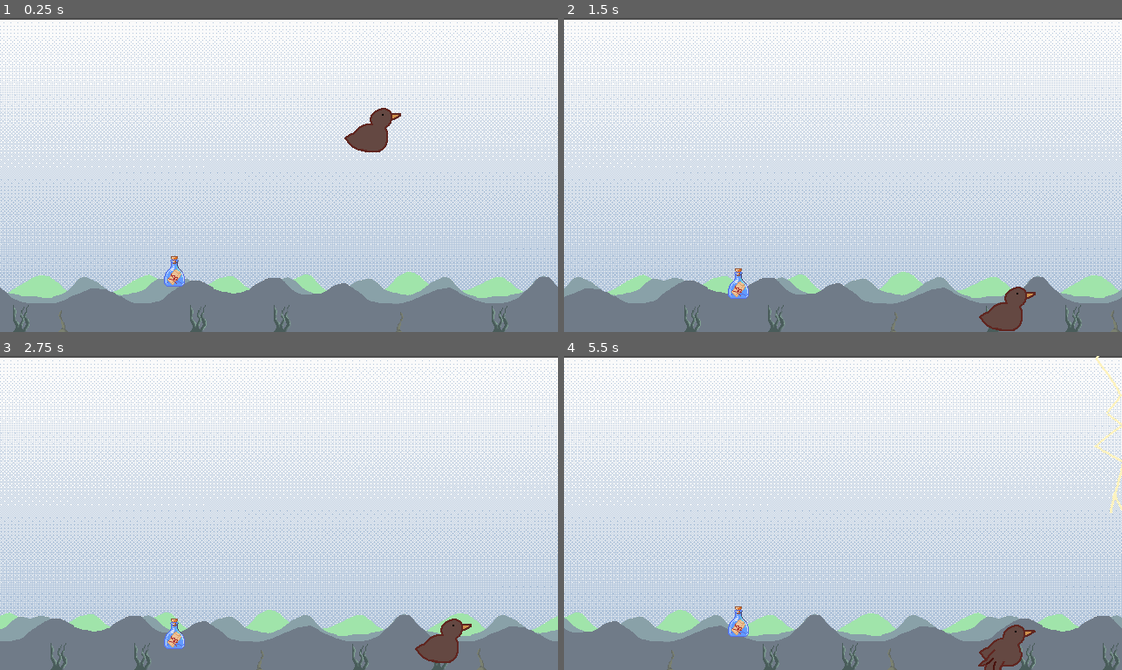
Above: before the commit, frames 1-4 (two rows, left to right).
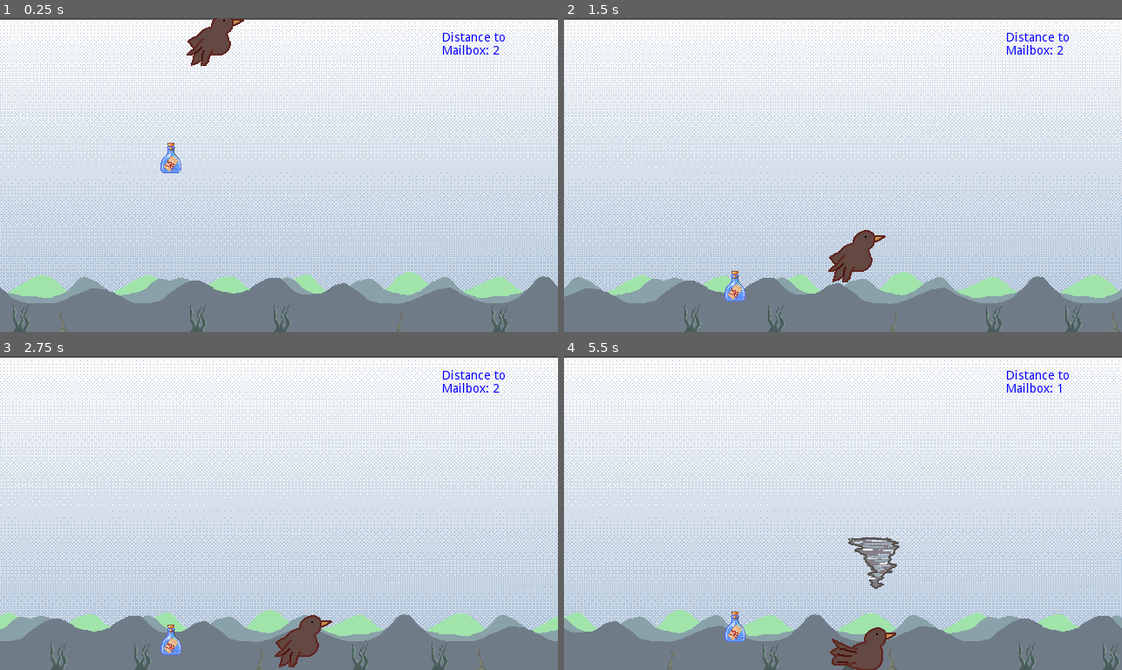
Above: after the commit, the same moments.

Repository: Jerome-M-StMartin/gamejam2022
Game: Godot game, scene res://Scenes/Root.tscn
Same seed, same stepped clock (60 frames per second), same inputs: the game is played once before the commit and once after it.
Inputs:
- Up to frame 1 (0.25 s): no input
- Up to frame 2 (1.5 s): hold Right (ui_right) 0.53-1.28 s; hold Down (ui_down) from 1.28 s (still down)
- Up to frame 3 (2.75 s): release Down (ui_down) at 2.03 s; hold Right (ui_right) from 2.03 s (still down)
- Up to frame 4 (5.5 s): release Right (ui_right) at 2.78 s; hold Up (ui_up) 2.78-3.53 s; hold Left (ui_left) 3.53-5.03 s; hold Down (ui_down) from 5.03 s (still down)

The runs differ from the first frame. In frame 1, 2.3% of the frame differs, in the area x 28-91%, y 0-86%; in frame 2, 2.1%; in frame 3, 2.2%; in frame 4, 3.2%, in the area x 28-100%, y 0-100%.

Commit message:
bottle pickup/drop working + mailbox spawning

Diff:
--- a/Scenes/Bottle.tscn
+++ b/Scenes/Bottle.tscn
@@ -9,18 +9,11 @@
 [node name="Bottle" type="RigidBody2D"]
 script = ExtResource( 1 )
 __meta__ = {
-"_edit_group_": true,
-"_edit_lock_": true
+"_edit_group_": true
 }
 
 [node name="Sprite" type="Sprite" parent="."]
 texture = ExtResource( 2 )
-__meta__ = {
-"_edit_lock_": true
-}
 
 [node name="CollisionPolygon2D" type="CollisionShape2D" parent="."]
 shape = SubResource( 1 )
-__meta__ = {
-"_edit_lock_": true
-}
--- a/Scenes/GameRunning.tscn
+++ b/Scenes/GameRunning.tscn
@@ -13,15 +13,19 @@
 script = ExtResource( 8 )
 
 [node name="Pidgeon" parent="." instance=ExtResource( 9 )]
+position = Vector2( 240, 69 )
 
 [node name="Bottle" parent="." instance=ExtResource( 7 )]
-position = Vector2( 200, 270 )
+position = Vector2( 196, 140 )
 
 [node name="Ocean" type="Sprite" parent="."]
 position = Vector2( 320, 180 )
 z_index = -1
 texture = ExtResource( 5 )
 script = ExtResource( 1 )
+__meta__ = {
+"_edit_lock_": true
+}
 scroll_speed = 64
 
 [node name="Sprite" type="Sprite" parent="Ocean"]
@@ -30,8 +34,11 @@
 
 [node name="Sky" type="Sprite" parent="."]
 position = Vector2( 320, 180 )
-z_index = -2
+z_index = -3
 texture = ExtResource( 6 )
+__meta__ = {
+"_edit_lock_": true
+}
 
 [node name="AudioStreamPlayer" type="AudioStreamPlayer" parent="."]
 stream = ExtResource( 4 )
@@ -42,6 +49,15 @@
 
 [node name="Timer" type="Timer" parent="HazardSpawner"]
 
-[connection signal="body_entered" from="Bottle" to="Bottle" method="_on_Bottle_body_entered"]
-[connection signal="bottle_pickup" from="Bottle" to="Pidgeon" method="_on_Bottle_pickup"]
+[node name="TimeToMailbox" type="RichTextLabel" parent="."]
+modulate = Color( 0.027451, 0, 1, 1 )
+margin_left = 507.0
+margin_top = 16.0
+margin_right = 623.0
+margin_bottom = 31.0
+fit_content_height = true
+__meta__ = {
+"_edit_use_anchors_": false
+}
+
 [connection signal="timeout" from="HazardSpawner/Timer" to="HazardSpawner" method="_on_Timer_timeout"]
--- a/Scenes/Lightning.tscn
+++ b/Scenes/Lightning.tscn
@@ -54,12 +54,11 @@
 
 [node name="AnimatedSprite" type="AnimatedSprite" parent="."]
 frames = SubResource( 8 )
-frame = 2
 playing = true
 
 [node name="Area2D" type="Area2D" parent="."]
 
 [node name="CollisionPolygon2D" type="CollisionPolygon2D" parent="Area2D"]
-polygon = PoolVector2Array( -19, -34, 18, -31, 14, 184, -39, 183 )
+polygon = PoolVector2Array( -20, -31, 7, -28, 3, 179, -26, 176 )
 
 [connection signal="body_entered" from="Area2D" to="." method="_on_body_entered"]
--- a/Scenes/Mailbox.tscn
+++ b/Scenes/Mailbox.tscn
@@ -1,30 +1,62 @@
-[gd_scene load_steps=5 format=2]
+[gd_scene load_steps=6 format=2]
 
 [ext_resource path="res://Assets/mailbox-open.png" type="Texture" id=1]
 [ext_resource path="res://Assets/mailbox-closed1.png" type="Texture" id=2]
 [ext_resource path="res://Assets/mailbox-closed2.png" type="Texture" id=3]
 
+[sub_resource type="RectangleShape2D" id=2]
+extents = Vector2( 26.5, 15.5 )
+
 [sub_resource type="RectangleShape2D" id=1]
-extents = Vector2( 30.5, 19 )
+extents = Vector2( 35.5, 22.5 )
 
 [node name="Mailbox" type="Node2D"]
+position = Vector2( 540, 180 )
 __meta__ = {
-"_edit_group_": true
+"_edit_lock_": true
 }
-
-[node name="Closed1" type="Sprite" parent="."]
-visible = false
-texture = ExtResource( 2 )
-
-[node name="Closed2" type="Sprite" parent="."]
-visible = false
-texture = ExtResource( 3 )
 
 [node name="Open" type="Sprite" parent="."]
 texture = ExtResource( 1 )
+flip_h = true
+__meta__ = {
+"_edit_lock_": true
+}
+
+[node name="BottleIn" type="Sprite" parent="."]
+visible = false
+texture = ExtResource( 2 )
+flip_h = true
+__meta__ = {
+"_edit_lock_": true
+}
+
+[node name="Closed" type="Sprite" parent="."]
+visible = false
+texture = ExtResource( 3 )
+flip_h = true
+__meta__ = {
+"_edit_lock_": true
+}
+
+[node name="StaticBody2D" type="StaticBody2D" parent="."]
+position = Vector2( 62, -4 )
+__meta__ = {
+"_edit_group_": true,
+"_edit_lock_": true
+}
+
+[node name="CollisionShape2D" type="CollisionShape2D" parent="StaticBody2D"]
+position = Vector2( -0.5, -0.5 )
+shape = SubResource( 2 )
 
 [node name="Area2D" type="Area2D" parent="."]
+position = Vector2( 109, -1 )
+__meta__ = {
+"_edit_group_": true,
+"_edit_lock_": true
+}
 
 [node name="CollisionShape2D" type="CollisionShape2D" parent="Area2D"]
-position = Vector2( -59.5, -4 )
+position = Vector2( -54.5, -4.5 )
 shape = SubResource( 1 )
--- a/Scenes/Pidgeon.tscn
+++ b/Scenes/Pidgeon.tscn
@@ -1,7 +1,8 @@
-[gd_scene load_steps=11 format=2]
+[gd_scene load_steps=12 format=2]
 
 [ext_resource path="res://Scripts/pidgeon.gd" type="Script" id=1]
 [ext_resource path="res://Assets/bird-Sheet.png" type="Texture" id=2]
+[ext_resource path="res://Assets/bottle.png" type="Texture" id=3]
 
 [sub_resource type="AtlasTexture" id=3]
 flags = 4
@@ -52,11 +53,18 @@
 }
 
 [node name="AnimatedSprite" type="AnimatedSprite" parent="."]
+z_index = 2
 frames = SubResource( 2 )
 animation = "New Anim"
-
-frame = 5
+frame = 1
 playing = true
 
 [node name="CollisionShape2D" type="CollisionShape2D" parent="."]
 shape = SubResource( 1 )
+
+[node name="BottleSprite" type="Sprite" parent="."]
+visible = false
+position = Vector2( 8, 30 )
+rotation = 1.09258
+z_index = 1
+texture = ExtResource( 3 )
--- a/Scenes/StartScreen.tscn
+++ b/Scenes/StartScreen.tscn
@@ -1,7 +1,6 @@
-[gd_scene load_steps=10 format=2]
+[gd_scene load_steps=9 format=2]
 
 [ext_resource path="res://Assets/sky.png" type="Texture" id=1]
-[ext_resource path="res://Assets/better_start-Sheet.png" type="Texture" id=2]
 [ext_resource path="res://Assets/titl_font.png" type="Texture" id=3]
 [ext_resource path="res://Assets/Brave New Ocean Loopable.ogg" type="AudioStream" id=4]
 [ext_resource path="res://Scripts/StartButton.gd" type="Script" id=5]
@@ -9,13 +8,9 @@
 [sub_resource type="ImageTexture" id=1]
 
 [sub_resource type="AtlasTexture" id=3]
-flags = 4
-atlas = ExtResource( 2 )
 region = Rect2( 150, 0, 150, 100 )
 
 [sub_resource type="AtlasTexture" id=2]
-flags = 4
-atlas = ExtResource( 2 )
 region = Rect2( 0, 0, 150, 100 )
 
 [sub_resource type="SpriteFrames" id=4]
@@ -57,6 +52,7 @@
 [node name="AnimatedSprite" type="AnimatedSprite" parent="Button"]
 position = Vector2( 55, 17 )
 frames = SubResource( 4 )
+frame = 1
 playing = true
 
 [node name="AudioStreamPlayer" type="AudioStreamPlayer" parent="."]
--- a/Scenes/Whirlwind.tscn
+++ b/Scenes/Whirlwind.tscn
@@ -33,13 +33,15 @@
 "_edit_group_": true
 }
 
-[node name="Area2D" type="Area2D" parent="."]
-
-[node name="CollisionPolygon2D" type="CollisionPolygon2D" parent="Area2D"]
-polygon = PoolVector2Array( -37, -28, 31, -30, 2, 39 )
-
 [node name="AnimatedSprite" type="AnimatedSprite" parent="."]
 frames = SubResource( 4 )
 animation = "whirlwind"
 frame = 2
 playing = true
+
+[node name="Area2D" type="Area2D" parent="."]
+
+[node name="CollisionPolygon2D" type="CollisionPolygon2D" parent="Area2D"]
+polygon = PoolVector2Array( -33, -26, 24, -25, 1, 32 )
+
+[connection signal="body_entered" from="Area2D" to="." method="_on_body_entered"]
--- a/Scripts/Cloud.gd
+++ b/Scripts/Cloud.gd
@@ -1,11 +1,10 @@
 extends Node2D
 
-var start_y: int = 0
-
 func _ready():
-	self.position.x = get_viewport().size.x + 50
+	self.position.x = get_viewport().size.x + 120
+	self.position.y = 100 + randi() % 100
 
 func _process(delta):
-	self.position.x -= 16 * delta
+	self.position.x -= 32 * delta
 	if self.position.x < -20:
 		self.queue_free()
--- a/Scripts/GameRunning.gd
+++ b/Scripts/GameRunning.gd
@@ -1,4 +1,59 @@
 extends Node
+
+var mailbox = preload("res://Scenes/Mailbox.tscn")
+var mailbox_instanced = false
+
+var new_bottle = null
+var new_pos: Vector2
 
 func _ready():
 	$AudioStreamPlayer.playing = true
+	var mailbox_timer = Timer.new()
+	mailbox_timer.name = "MailboxTimer"
+	mailbox_timer.wait_time = 2.0
+	mailbox_timer.one_shot = true
+	.add_child(mailbox_timer, true)
+	$MailboxTimer.start()
+	$MailboxTimer.set_paused(true)
+	$MailboxTimer.connect("timeout", self, "on_timeout_spawn_mailbox")
+
+func _process(delta):
+
+	if new_bottle != null:
+		var bottle = new_bottle.instance()
+		bottle.position = new_pos
+		.add_child(bottle)
+		new_bottle = null
+
+	var time_display = $TimeToMailbox
+	time_display.clear()
+	time_display.add_text("Distance to Mailbox: " + str(floor($MailboxTimer.time_left)))
+
+	scale_sky_sprite()
+	move_mailbox_leftward(delta)
+
+func on_bottle_dropped(pos):
+	$MailboxTimer.set_paused(true)
+	new_bottle = load("res://Scenes/Bottle.tscn")
+	new_pos = pos
+
+func on_timeout_spawn_mailbox():
+	.add_child(mailbox.instance())
+	$Mailbox.position.x += 185
+	mailbox_instanced = true
+
+func scale_sky_sprite():
+	var sky = $Sky
+	var window = get_viewport().size
+	sky.scale.x = window.x / sky.texture.get_size().x
+	sky.scale.y = window.y / sky.texture.get_size().y
+	sky.position.x = window.x / 2
+	sky.position.y = window.y / 2
+
+func move_mailbox_leftward(delta):
+	if mailbox_instanced:
+		var pos = $Mailbox.position.x
+		if pos > 540:
+			$Mailbox.position.x -= 16 * delta
+		else:
+			$Mailbox.position.x = 540
--- a/Scripts/Lightning.gd
+++ b/Scripts/Lightning.gd
@@ -1,17 +1,17 @@
 extends Node2D
 
 signal drop_bottle
-var start_y: int = 0
 
 func _ready():
-	self.position.x = get_viewport().size.x + 50
-	.connect("drop_bottle", get_tree().get_root().get_node("Pidgeon"), "on_drop_bottle")
+	self.position.x = get_viewport().size.x + 120
+	self.position.y = randi() % 120
+	.connect("drop_bottle", get_parent().get_parent().get_node("Pidgeon"), "on_drop_bottle")
 
 func _process(delta):
-	self.position.x -= 16 * delta
+	self.position.x -= 32 * delta
 	if self.position.x < -20:
 		self.queue_free()
 
 func _on_body_entered(body):
-	if body.name == "Pidegon":
-		emit_signal("drop_bottle", body)
+	if body.name == "Pidgeon":
+		emit_signal("drop_bottle")
--- a/Scripts/Whirlwind.gd
+++ b/Scripts/Whirlwind.gd
@@ -1,16 +1,20 @@
 extends Node2D
 
-var start_y: int = 0
+signal drop_bottle
+
+var speed: int
 
 func _ready():
-	self.position.x = get_viewport().size.x + 50
-	.connect("drop_bottle", get_tree().get_root().get_node("Pidgeon"), "on_drop_bottle")
+	self.speed = 64 + randi() % 128
+	self.position.y = randi() % 290
+	self.position.x = get_viewport().size.x + 70
+	.connect("drop_bottle", .get_parent().get_parent().get_node("Pidgeon"), "on_drop_bottle")
 
 func _process(delta):
-	self.position.x -= 16 * delta
+	self.position.x -= speed * delta
 	if self.position.x < -20:
 		self.queue_free()
 
 func _on_body_entered(body):
-	if body.name == "Pidegon":
-		emit_signal("drop_bottle", body)
+	if body.name == "Pidgeon":
+		emit_signal("drop_bottle")
--- a/Scripts/bottle.gd
+++ b/Scripts/bottle.gd
@@ -12,6 +12,10 @@
 	contact_monitor = true
 	contacts_reported = 3
 	gravity_scale = 0
+
+	.connect("bottle_pickup", .get_parent().get_node("Pidgeon"), "on_bottle_pickup")
+	.connect("body_entered", self, "_on_bottle_body_entered")
+
 	var message: Node = Node.new()
 	message.name = "Message"
 	add_child(message, true)
@@ -28,21 +32,17 @@
 			_start_tween(null, tween_start_pos + amplitude)
 	else:
 		bobbing = false
+		$Sprite.position = Vector2(0,0)
 
 func _physics_process(_delta):
 	if !bobbing:
 		.apply_central_impulse(G)
 
-func on_message_delivered():
-	pass
-
-func _on_Bottle_dropped(new_pos):
-	self.position = new_pos
-
-func _on_Bottle_body_entered(body):
-	if body.name == "Pidgeon":
+func _on_bottle_body_entered(body):
+	if bobbing and body.name == "Pidgeon":
 		emit_signal("bottle_pickup")
 		bobbing = false
+		self.queue_free()
 
 func _start_tween(start, end):
 	var tween = $Sprite.get_child(0)
--- a/Scripts/hazard_spawner.gd
+++ b/Scripts/hazard_spawner.gd
@@ -4,7 +4,7 @@
 var cloud = preload("res://Scenes/Cloud.tscn")
 var whirlwind = preload("res://Scenes/Whirlwind.tscn")
 
-var spawn_interval: float = 2.0
+var spawn_interval: float = 3.5
 
 onready var hazard: Node = cloud.instance()
 
@@ -12,7 +12,8 @@
 	$Timer.start(spawn_interval)
 
 func _on_Timer_timeout():
-	var random = randi() % 3
+	randomize()
+	var random = randi() % 5
 	match random:
 		0:
 			hazard = stormcloud.instance()
@@ -20,9 +21,12 @@
 			hazard = cloud.instance()
 		2:
 			hazard = whirlwind.instance()
+		3:
+			hazard = whirlwind.instance()
+		4:
+			hazard = whirlwind.instance()
 
-	hazard.start_y = randi() % 300
 	.add_child(hazard)
 
-	spawn_interval = rand_range(1.0, 3.0)
+	spawn_interval = rand_range(2.5, 6.0)
 	$Timer.start(spawn_interval)
--- a/Scripts/pidgeon.gd
+++ b/Scripts/pidgeon.gd
@@ -19,6 +19,7 @@
 func _ready():
 	gravity_scale = 0
 	mode = MODE_CHARACTER
+	.connect("bottle_dropped", get_parent(), "on_bottle_dropped")
 
 func _input(_event):
 	if Input.is_action_just_pressed("ui_up"):
@@ -30,9 +31,9 @@
 	if Input.is_action_just_pressed("ui_right"):
 		move = Vector2(100, 0)
 
-func _process(_delta):
-	if have_bottle:
-		bottle.position = self.position + Vector2(0, 15)
+#func _process(_delta):
+#	if have_bottle:
+#		bottle.position = self.position + Vector2(0, 15)
 
 func _physics_process(_delta):
 	if flap:
@@ -42,6 +43,10 @@
 			if is_instance_valid(tween):
 				tween.queue_free()
 			linear_damp = -1
+			$AnimatedSprite.position = Vector2(0,0)
+
+			get_parent().get_node("MailboxTimer").set_paused(false)
+
 		.apply_central_impulse(FLAP_VEC)
 		flap = false
 		return
@@ -71,14 +76,20 @@
 			tween_start_pos = $AnimatedSprite.position
 			_start_tween(null, tween_start_pos + amplitude)
 
-func _on_Bottle_pickup():
+			.get_parent().get_node("MailboxTimer").set_paused(true)
+
+func on_bottle_pickup():
 	bottle = .get_parent().get_node("Bottle")
 	have_bottle = true
+	$BottleSprite.visible = true
+	.get_parent().get_node("MailboxTimer").set_paused(false)
 
 func on_drop_bottle():
+	if have_bottle:
+		emit_signal("bottle_dropped", position + Vector2(0, 15))
+	$BottleSprite.visible = false
 	have_bottle = false
 	bottle = null
-	emit_signal("bottle_dropped", self.positon + Vector2(0, 15))
 
 func _start_tween(start, end):
 	var tween = $AnimatedSprite.get_child(0)
